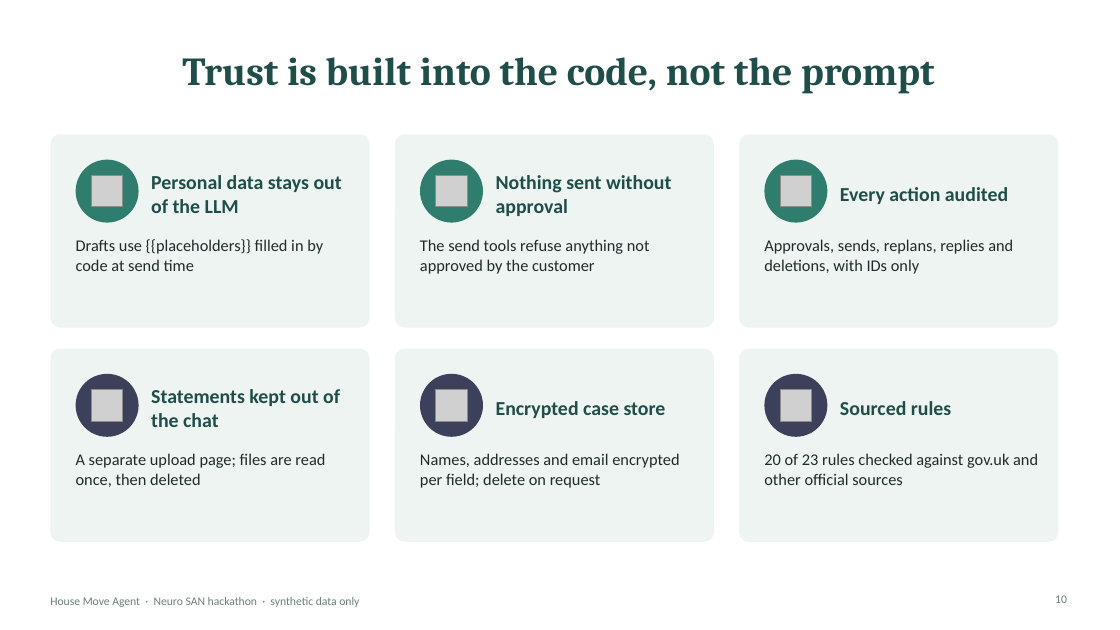
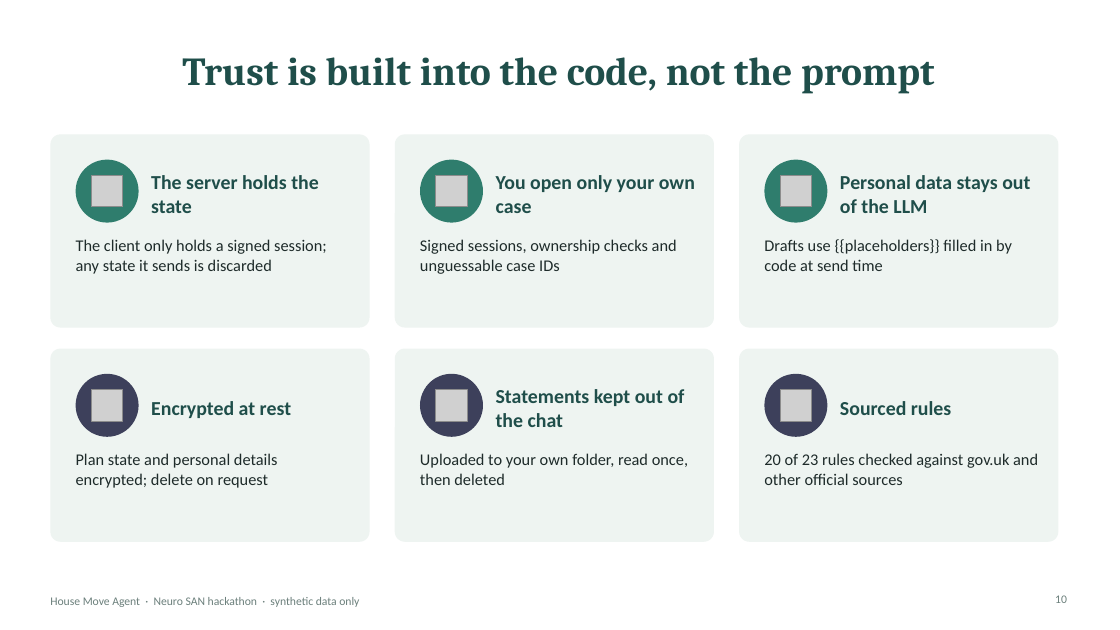
Before and after one commit to varadarajp/neuro-san-house-move, a slide deck: slide 10 of House_Move_Agent.pptx. Drawn at 1120x630 pixels with LibreOffice and Linux fonts; fonts in the diff are those of the drawing; grey boxes stand for pictures. Boxes give left, top, right and bottom in pixels: in the first picture for what was removed or moved away, otherwise in the second. Text is boxed around its words. In the diff, an @@ line names an element or a change of style, - is before the commit and + after.

```diff
--- a/House_Move_Agent.pptx
+++ b/House_Move_Agent.pptx
@@ text at bbox=[151, 175, 319, 213]: text changed @@
-Personal data stays out of the LLM
+The server holds the state
@@ text at bbox=[496, 175, 695, 213]: text changed @@
-Nothing sent without approval
+You open only your own case
@@ text at bbox=[840, 175, 1030, 213]: text changed @@
-Every action audited
+Personal data stays out of the LLM
@@ text at bbox=[76, 239, 327, 274]: text changed @@
-Drafts use {{placeholders}} filled in by code at send time
+The client only holds a signed session; any state it sends is discarded
@@ text at bbox=[420, 239, 677, 274]: text changed @@
-The send tools refuse anything not approved by the customer
+Signed sessions, ownership checks and unguessable case IDs
@@ text at bbox=[764, 239, 1012, 271]: text changed @@
-Approvals, sends, replans, replies and deletions, with IDs only
+Drafts use {{placeholders}} filled in by code at send time
@@ text at bbox=[496, 389, 685, 427]: text changed @@
-Encrypted case store
+Statements kept out of the chat
@@ text at bbox=[151, 401, 291, 418]: text changed @@
-Statements kept out of the chat
+Encrypted at rest
@@ text at bbox=[76, 453, 278, 488]: text changed @@
-A separate upload page; files are read once, then deleted
+Plan state and personal details encrypted; delete on request
@@ text at bbox=[420, 453, 688, 485]: text changed @@
-Names, addresses and email encrypted per field; delete on request
+Uploaded to your own folder, read once, then deleted
```
Also in this commit, not shown: 2 other slides changed, 47 other files.
